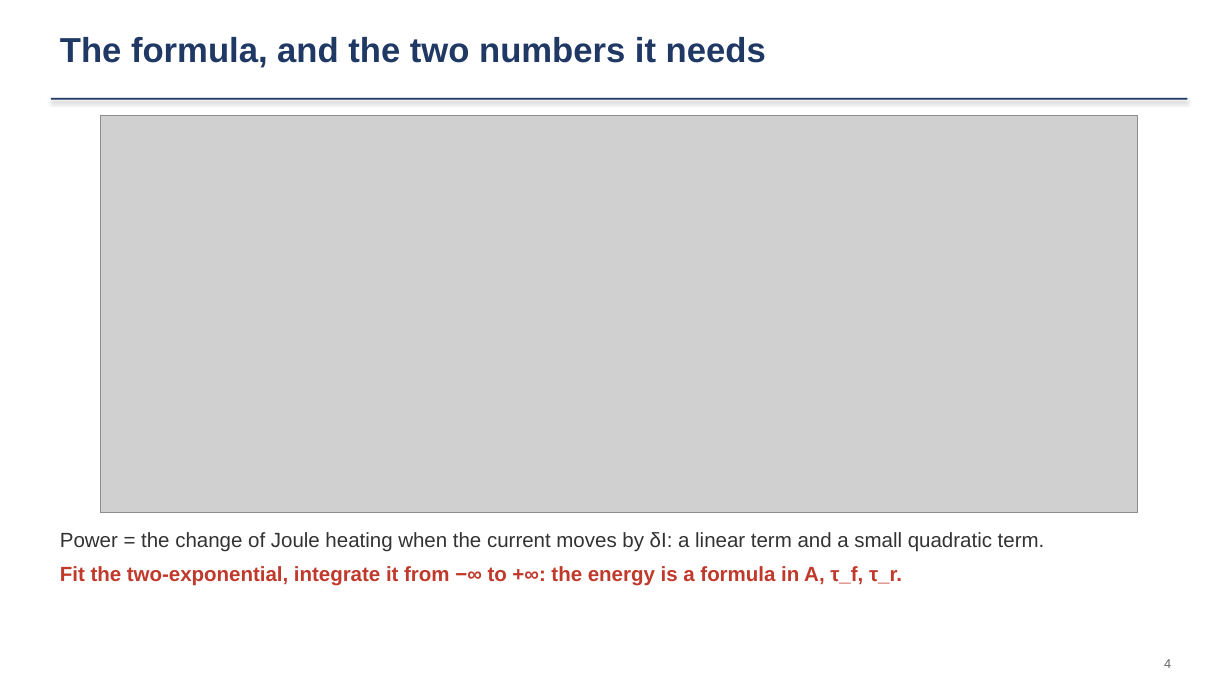
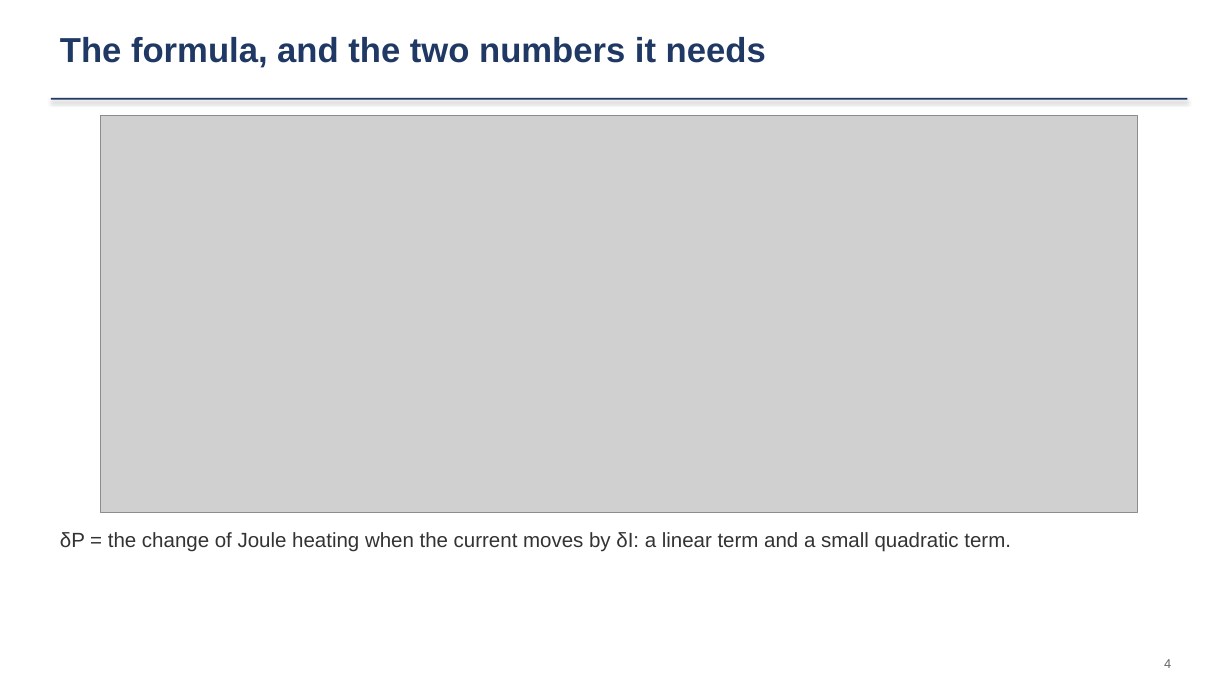
Before and after one commit to ZhihengLi0/urop, a slide deck: slide 4 of snolab/collection_efficiency/presentation/SNOLAB_R4_collection_efficiency_20260910.pptx. Drawn at 1232x693 pixels with LibreOffice and Linux fonts; fonts in the diff are those of the drawing; grey boxes stand for pictures. Boxes give left, top, right and bottom in pixels: in the first picture for what was removed or moved away, otherwise in the second. Text is boxed around its words. In the diff, an @@ line names an element or a change of style, - is before the commit and + after.

```diff
--- a/snolab/collection_efficiency/presentation/SNOLAB_R4_collection_efficiency_20260910.pptx
+++ b/snolab/collection_efficiency/presentation/SNOLAB_R4_collection_efficiency_20260910.pptx
@@ text at bbox=[60, 532, 1011, 552]: text changed @@
-Power = the change of Joule heating when the current moves by δI: a linear term and a small quadratic term.
-Fit the two-exponential, integrate it from −∞ to +∞: the energy is a formula in A, τ_f, τ_r.
+δP = the change of Joule heating when the current moves by δI: a linear term and a small quadratic term.
```
Also in this commit, not shown: 5 other slides changed, 18 other files.
